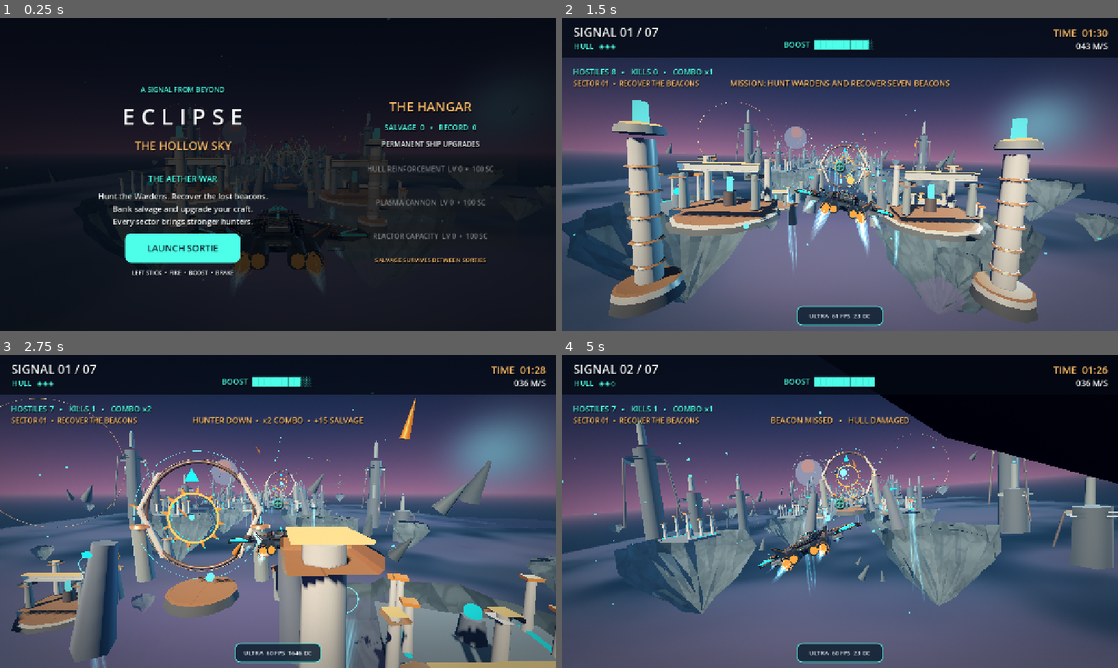
Above: before the commit, frames 1-4 (two rows, left to right).
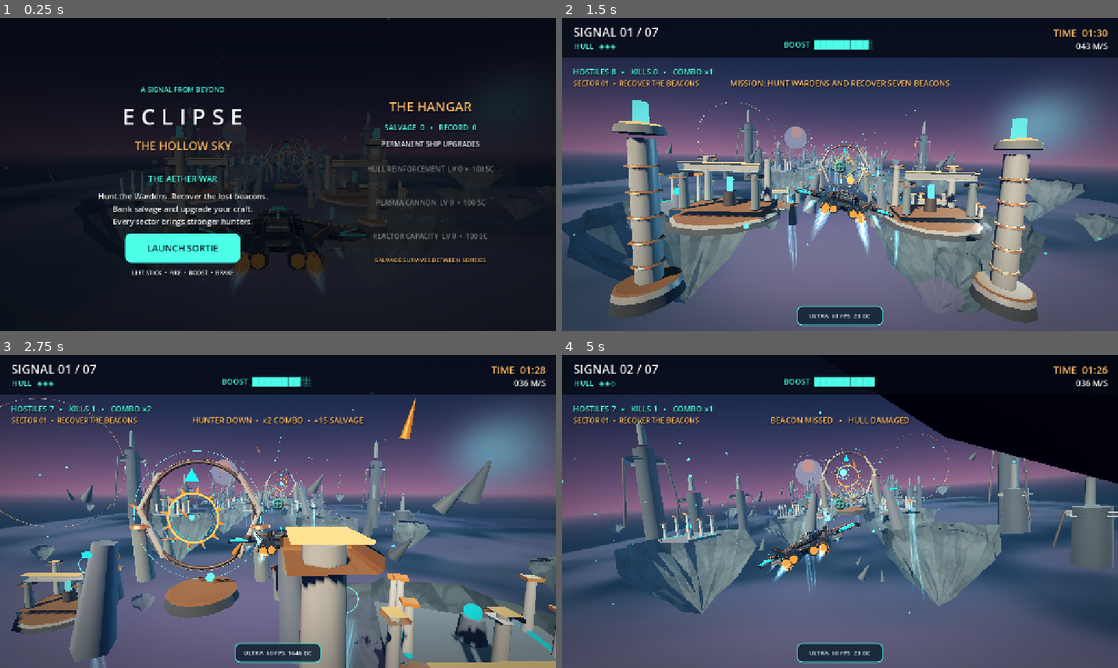
Above: after the commit, the same moments.

Repository: tpylman90-ctrl/Eclipse-The-Hollow-Sky
Game: Godot game, scene res://scenes/main.tscn
The game is run twice, just before and just after one commit, with the same random seed, the same clock (stepped at 60 frames per second) and the same inputs.
Inputs (mouse positions are in pixels of both pictures, inside the frame that each line leads up to):
- Up to frame 1 (0.25 s): no input
- Up to frame 2 (1.5 s): click "LAUNCH SORTIE" at 0.5 s; tap Enter (start_game) at 1.25 s; move the mouse to (962, 158) at 1.27 s; hold D (steer_right) from 1.28 s (still down); hold Space (boost) from 1.28 s (still down); click (962, 158) at 1.42 s
- Up to frame 3 (2.75 s): release D (steer_right) at 2 s; release Space (boost) at 2 s; drag from (166, 527) to (250, 574) at 2.02 s
- Up to frame 4 (5 s): move the mouse to (895, 442) at 2.77 s; hold D (steer_right) 2.78-3.5 s; hold Enter (start_game) 2.78-3.5 s; drag from (812, 574) to (673, 464) at 3.52 s; move the mouse to (1006, 558) at 4.27 s; hold A (steer_left) from 4.28 s (still down); hold J (fire) from 4.28 s (still down)

The runs differ from the first frame. In frame 2, 3.5% of the frame differs, in the area x 9-86%, y 32-88%; in frame 3, 3.4%; in frame 4, 0.3%.

Commit message:
Feed CPU-generated channel-packed atlas to all static weathered architectural materials

Diff:
--- a/scripts/art_direction.gd
+++ b/scripts/art_direction.gd
@@ -1,6 +1,7 @@
 extends Node3D
 
 const MeshFactory = preload("res://scripts/mesh_factory.gd")
+const MineralAtlas = preload("res://scripts/mineral_atlas.gd")
 const PBR_WEATHER_SHADER = preload("res://shaders/weathered_architecture.gdshader")
 ## Art-pass 02: a cinematic architectural layer, entirely generated from reusable meshes.
 ## Designed for the Godot 4 Compatibility renderer and a midrange/entry-level Android GPU.
@@ -55,6 +56,7 @@
 func _pbr(base: Color, veins: Color, metal: float, weather: float, rough: float) -> ShaderMaterial:
     var surface := ShaderMaterial.new()
     surface.shader = PBR_WEATHER_SHADER
+    surface.set_shader_parameter("mineral_atlas", MineralAtlas.get_atlas())
     surface.set_shader_parameter("base_tint", base)
     surface.set_shader_parameter("vein_tint", veins)
     surface.set_shader_parameter("polished_edge_tint", base.lightened(0.30))
